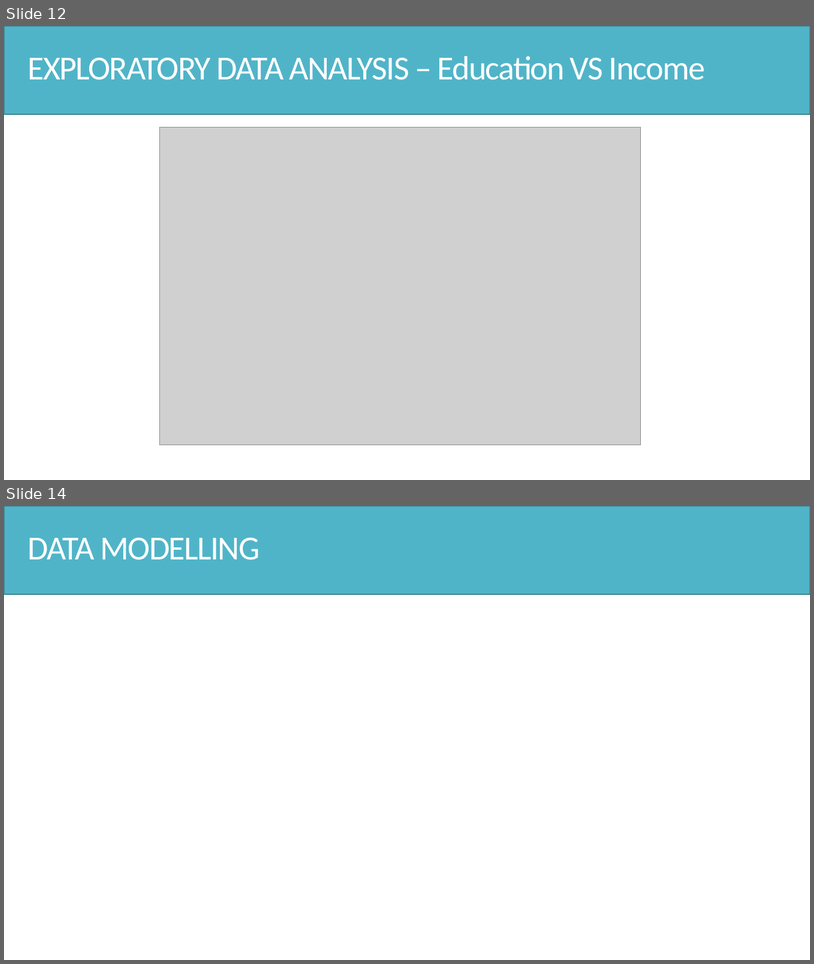
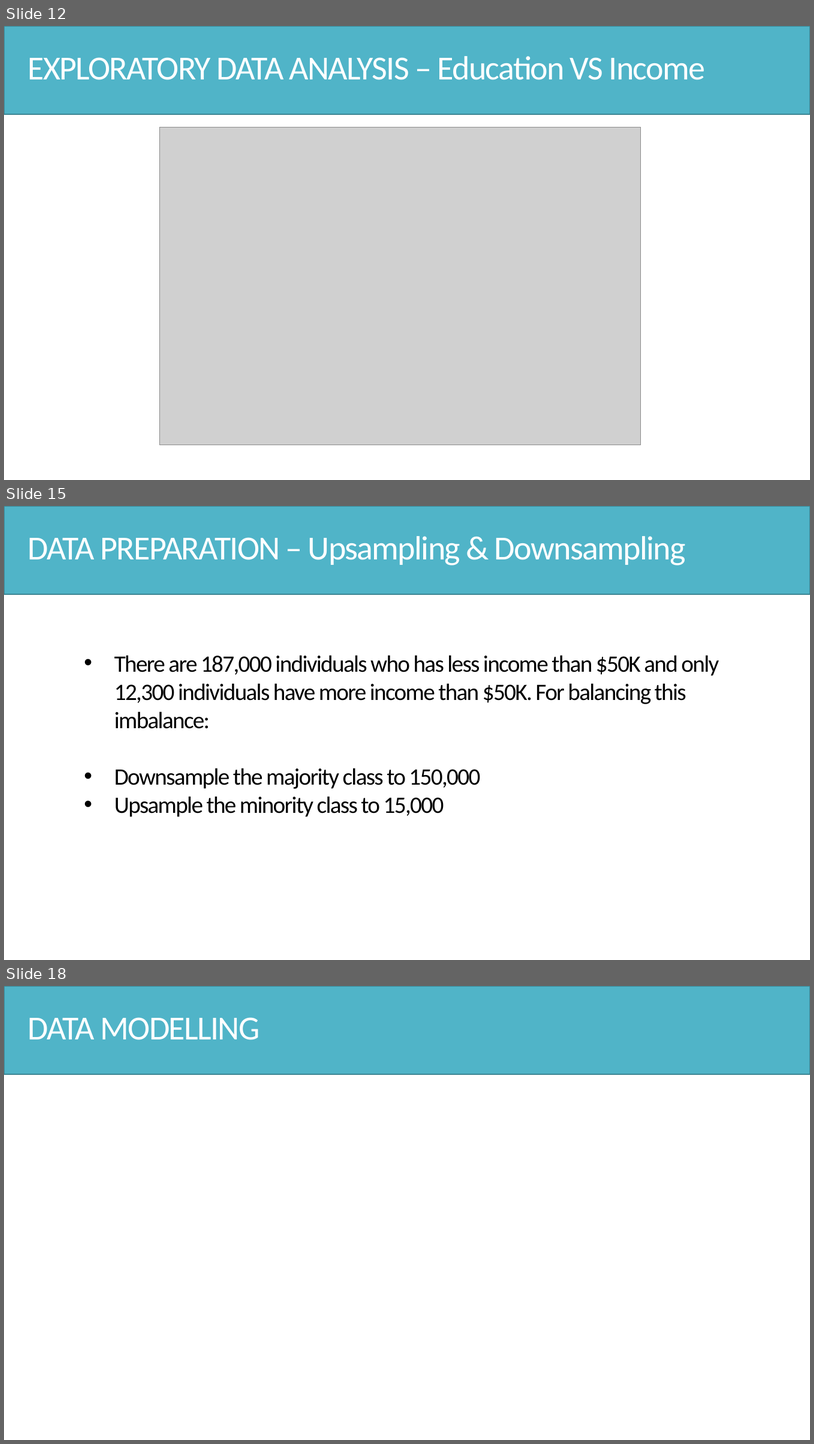
Before and after one commit to Hsgngr/dataiku_income_classification, a slide deck: Task_Presentation.pptx. Shown one above the other, each under a label of ours: slides 12 and 14 before the commit, slides 12, 15 and 18 after it; the slides between them are not shown. The pictures are 814x964 and 814x1444 pixels, drawn with LibreOffice and Linux fonts; fonts in the diff are those of the drawing; grey boxes stand for pictures. Boxes give left, top, right and bottom in pixels: in the first picture for what was removed or moved away, otherwise in the second. Text is boxed around its words. In the diff, an @@ line names an element or a change of style, - is before the commit and + after.

```diff
--- a/Task_Presentation.pptx
+++ b/Task_Presentation.pptx
@@ slide 15 added at (4, 506, 810, 960), background #FFFFFF @@
@@ rectangle added at (4, 506, 810, 594), fill #50B4C8, outline #3B8594 1 pt @@
@@ text added at (27, 536, 686, 565), 40 pt, text #FFFFFF @@
+DATA PREPARATION – Upsampling & Downsampling
@@ text added at (114, 655, 719, 817), 28 pt, text #000000 @@
+• There are 187,000 individuals who has less income than $50K and only 12,300 individuals have more income than $50K. For balancing this imbalance:
+• Downsample the majority class to 150,000
+• Upsample the minority class to 15,000
@@ what was slide 14 is now slide 18 @@
```
Also in this commit, not shown: 4 other slides added, 3 slides removed.
